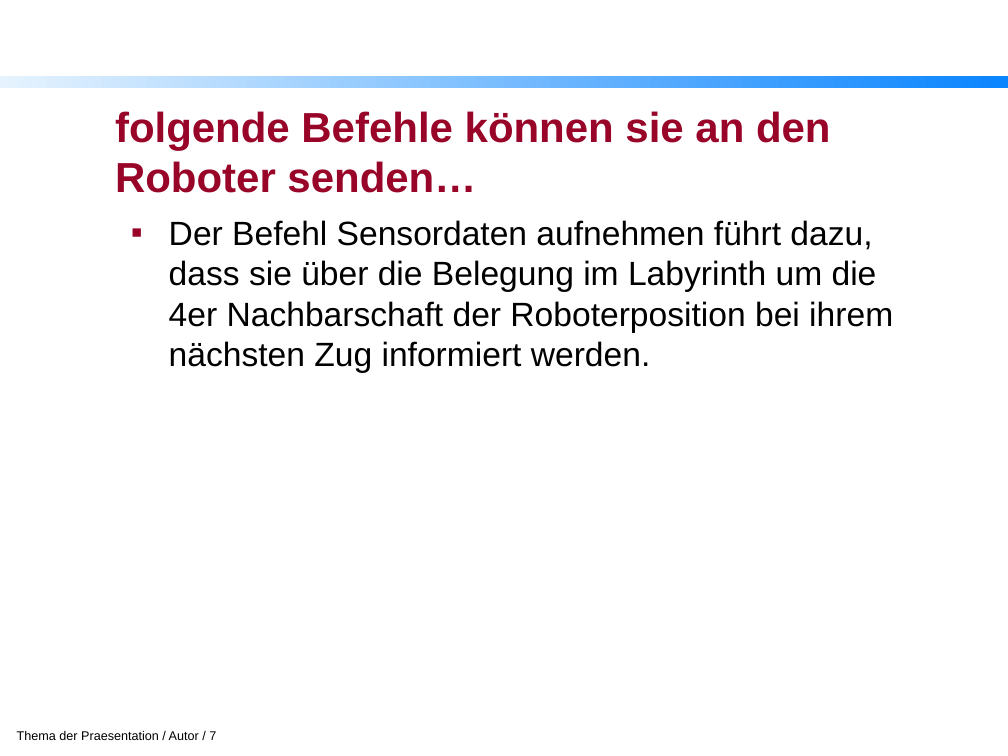
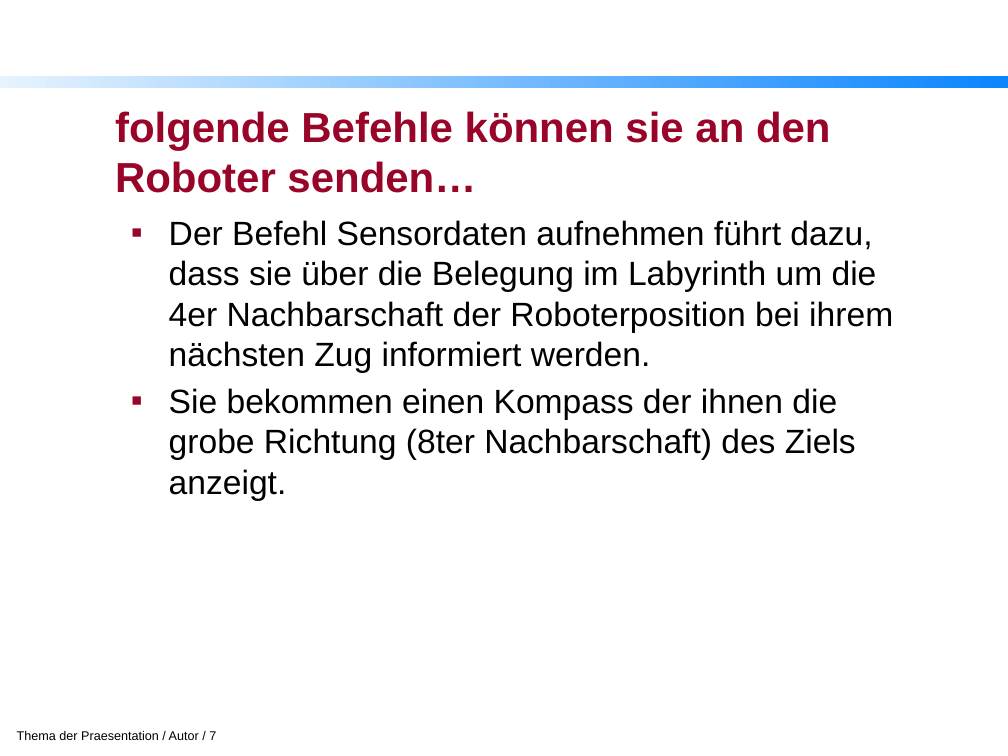
Before and after one commit to ketos/python_rob, a slide deck: slide 7 of doc/presentation.pptx. Drawn at 1008x756 pixels with LibreOffice and Linux fonts; fonts in the diff are those of the drawing; background and template pictures are left out. Boxes give left, top, right and bottom in pixels: in the first picture for what was removed or moved away, otherwise in the second. Text is boxed around its words. In the diff, an @@ line names an element or a change of style, - is before the commit and + after.

```diff
--- a/doc/presentation.pptx
+++ b/doc/presentation.pptx
@@ text at box(169, 388, 856, 501): paragraph added @@
+▪ Sie bekommen einen Kompass der ihnen die grobe Richtung (8ter Nachbarschaft) des Ziels anzeigt.
```
Also in this commit, not shown: 3 other slides changed, 1 other file.
